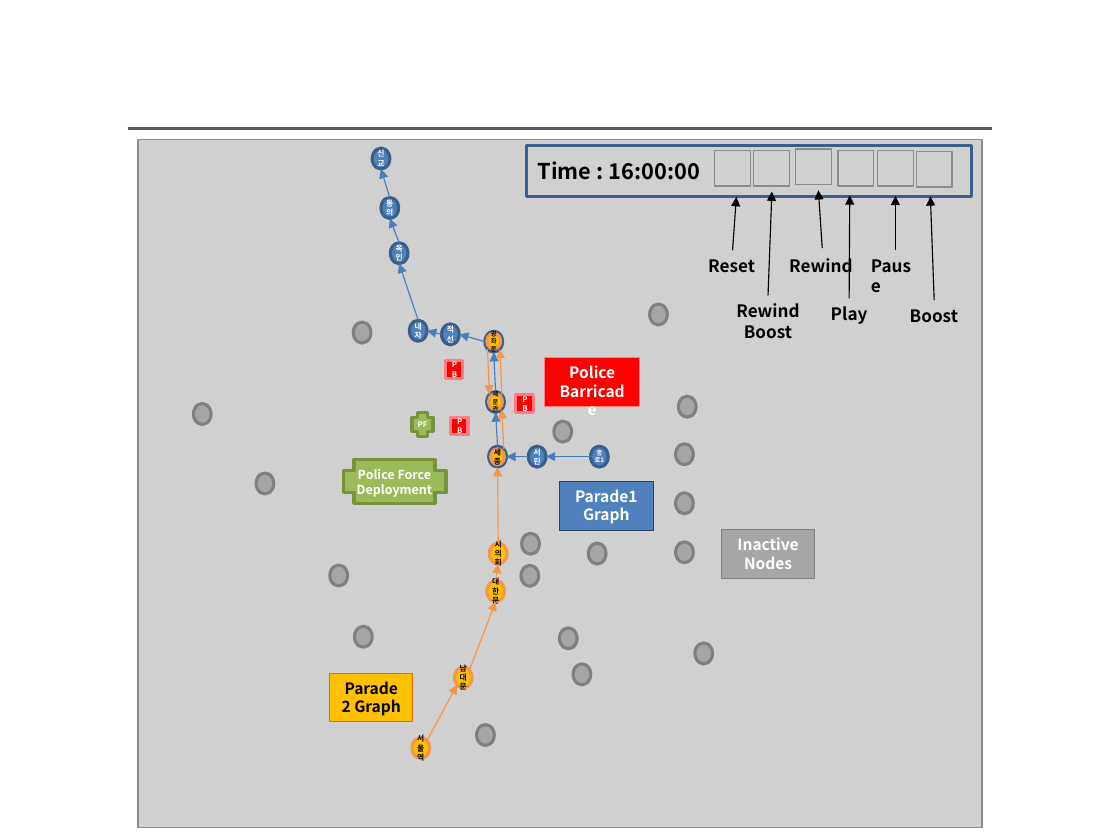
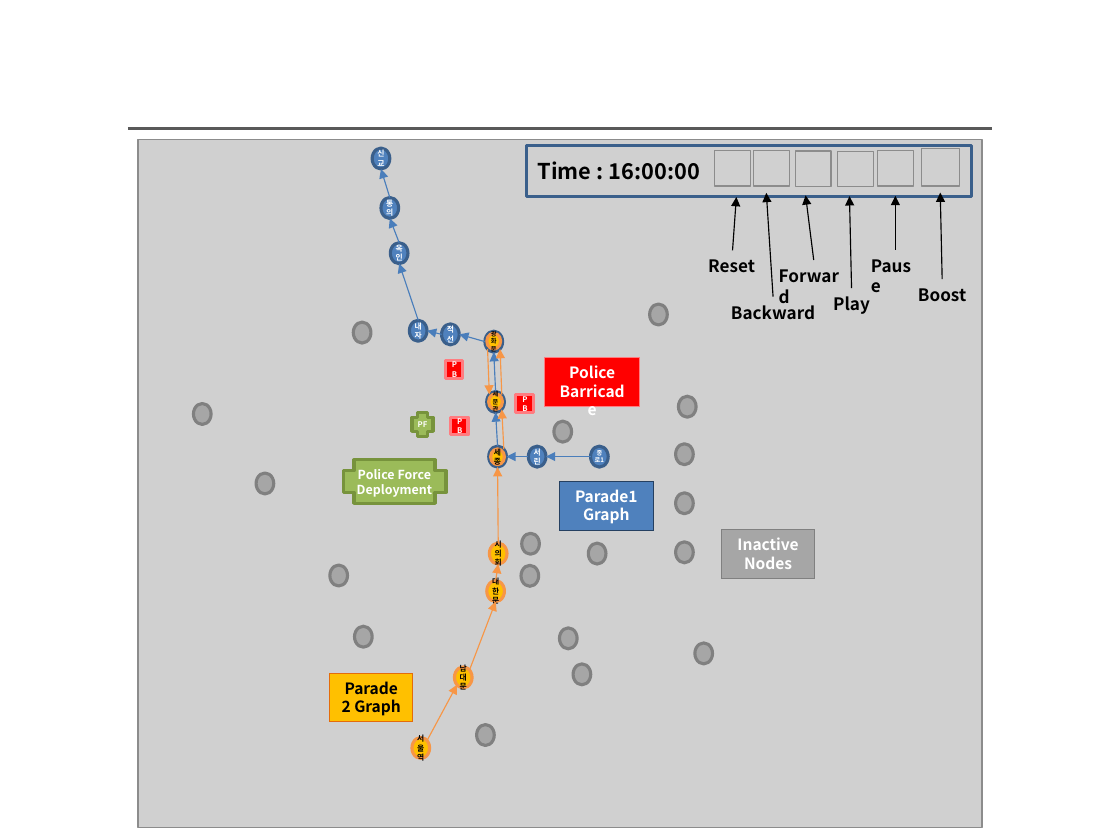
Before and after one commit to jowoni/Data-Structure-Design, a slide deck: slide 4 of W2 Assignment/Problem Solving ppt.pptx. Drawn at 1120x840 pixels with LibreOffice and Linux fonts; fonts in the diff are those of the drawing; grey boxes stand for pictures; background and template pictures are left out. Boxes give left, top, right and bottom in pixels: in the first picture for what was removed or moved away, otherwise in the second. Text is boxed around its words. In the diff, an @@ line names an element or a change of style, - is before the commit and + after.

```diff
--- a/W2 Assignment/Problem Solving ppt.pptx
+++ b/W2 Assignment/Problem Solving ppt.pptx
@@ picture removed at box(796, 149, 832, 185) @@
@@ picture added at box(922, 149, 960, 187) @@
@@ picture: place and size @@
-picture at box(916, 151, 952, 187)
+picture at box(795, 151, 831, 187)
@@ arrow moved from (768, 296) - (772, 192) to (773, 297) - (766, 193) @@
@@ arrow moved from (934, 300) - (931, 196) to (814, 260) - (805, 195) @@
@@ arrow moved from (849, 298) - (850, 195) to (851, 288) - (849, 196) @@
@@ arrow moved from (822, 249) - (819, 190) to (942, 279) - (941, 193) @@
@@ text added at box(767, 260, 859, 292), 11 pt, text #000000, bold @@
+Forward
@@ text removed at box(789, 254, 852, 277) @@
-Rewind
@@ text "Play": place and size @@
-text "Play" at box(831, 306, 868, 324)
+text "Play" at box(833, 296, 870, 314)
@@ text "Boost": place and size @@
-text "Boost" at box(910, 309, 958, 322)
+text "Boost" at box(918, 288, 966, 301)
@@ text "Boost" at box(918, 288, 966, 301): alignment left to centre @@
@@ text at box(731, 301, 815, 319): text changed @@
-Rewind Boost
+Backward
```
Also in this commit, not shown: 3 other files.
